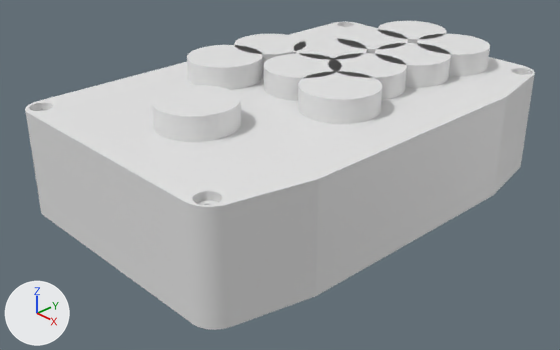
A saved change to the Blender file [2026] Arcade Keypad/Arcade Keypad.blend.
Both versions are drawn from a 50 mm camera at (0.335, -0.335, 0.206) aimed at (-0.002, -0.017, -0.021). Every picture has the same lights, and +X, +Y and +Z are marked at lower left. The picture after the commit comes second.
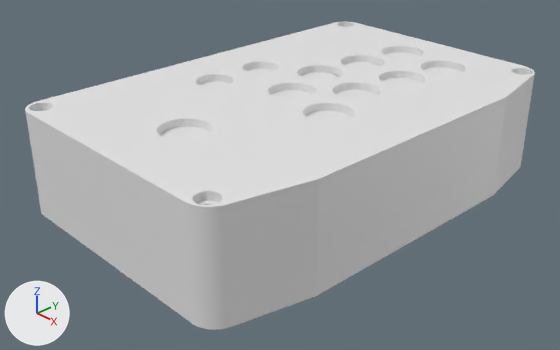
The change, as a list of edits to the scene's bpy script:
```text
Change me_cylinder_007:
    used by ob_cylinder_007; location = (0.0006, -0.085, 0.0); scale = (0.025, 0.025, 0.05)
    remove me_cylinder_007.from_pydata(...)  # 200 vertices, 102 faces; spans x -1.0..1.0, y -1.0..1.0, z -1.0..1.0
    add me_cylinder_007.from_pydata(...)  # 2200 vertices, 1122 faces; spans x -0.08..0.06, y -0.03..0.23, z -0.05..0.05
    me_cylinder_007 part 1: 2200 vertices added at x -0.08..0.06, y -0.03..0.23, z -0.05..0.05
    me_cylinder_007 part 2: 200 vertices removed from x -1.0..1.0, y -1.0..1.0, z -1.0..1.0
Remove ob_cylinder_011:
    ob_cylinder_011 = bpy.data.objects.new('Cylinder.011', me_cylinder_013)
    ob_cylinder_011.location = (-0.0524, -0.0202, 0.0)
    ob_cylinder_011.scale = (0.025, 0.025, 0.05)
Remove ob_cylinder_010:
    ob_cylinder_010 = bpy.data.objects.new('Cylinder.010', me_cylinder_012)
    ob_cylinder_010.location = (-0.0524, 0.0207, 0.0)
    ob_cylinder_010.scale = (0.025, 0.025, 0.05)
Remove ob_cylinder_008:
    ob_cylinder_008 = bpy.data.objects.new('Cylinder.008', me_cylinder_008)
    ob_cylinder_008.location = (0.035, 0.1129, 0.0)
    ob_cylinder_008.scale = (0.025, 0.025, 0.05)
Change ob_cylinder_007:
    ob_cylinder_007.location: (0.0006, -0.085, 0.0) -> (0.0006, -0.0945, 0.02)
    ob_cylinder_007.scale: (0.025, 0.025, 0.05) -> (1.0, 1.0, 0.2)
Remove ob_cylinder_006:
    ob_cylinder_006 = bpy.data.objects.new('Cylinder.006', me_cylinder_006)
    ob_cylinder_006.location = (0.0252, 0.0339, 0.0)
    ob_cylinder_006.scale = (0.025, 0.025, 0.05)
Remove ob_cylinder_005:
    ob_cylinder_005 = bpy.data.objects.new('Cylinder.005', me_cylinder_005)
    ob_cylinder_005.location = (0.0301, 0.0741, 0.0)
    ob_cylinder_005.scale = (0.025, 0.025, 0.05)
Remove ob_cylinder_004:
    ob_cylinder_004 = bpy.data.objects.new('Cylinder.004', me_cylinder_004)
    ob_cylinder_004.location = (0.039, -0.0066, 0.0)
    ob_cylinder_004.scale = (0.025, 0.025, 0.05)
Remove ob_cylinder_003:
    ob_cylinder_003 = bpy.data.objects.new('Cylinder.003', me_cylinder_003)
    ob_cylinder_003.location = (-0.0029, 0.0033, 0.0)
    ob_cylinder_003.scale = (0.025, 0.025, 0.05)
Remove ob_cylinder_002:
    ob_cylinder_002 = bpy.data.objects.new('Cylinder.002', me_cylinder_002)
    ob_cylinder_002.location = (-0.016, 0.0427, 0.0)
    ob_cylinder_002.scale = (0.025, 0.025, 0.05)
Remove ob_cylinder_001:
    ob_cylinder_001 = bpy.data.objects.new('Cylinder.001', me_cylinder_001)
    ob_cylinder_001.location = (-0.0069, 0.1206, 0.0)
    ob_cylinder_001.scale = (0.025, 0.025, 0.05)
Remove ob_cylinder:
    ob_cylinder = bpy.data.objects.new('Cylinder', me_cylinder)
    ob_cylinder.location = (-0.0114, 0.0814, 0.0)
    ob_cylinder.scale = (0.025, 0.025, 0.05)
```

Changed parts and their boxes (x1, y1, x2, y2) in the pictures (560 x 350 px):
'Cylinder.007', reshaped, moved, rescaled
    before: (152, 85, 241, 142)
    after: (159, 52, 462, 140)
'Cylinder.004', deleted
    before: (298, 71, 382, 124)
'Cylinder.011', deleted
    before: (187, 45, 263, 90)
'Cylinder.005', deleted
    before: (375, 43, 451, 88)
'Cylinder.003', deleted
    before: (264, 53, 341, 101)
'Cylinder.008', deleted
    before: (417, 34, 490, 76)
'Cylinder.006', deleted
    before: (328, 53, 407, 100)
'Cylinder.010', deleted
    before: (234, 34, 306, 76)
'Cylinder.002', deleted
    before: (293, 38, 367, 60)
'Cylinder', deleted
    before: (337, 29, 408, 54)
'Cylinder.001', deleted
    before: (378, 21, 446, 43)
part 1 of me_cylinder_007, added
    after: (159, 52, 462, 140)
part 2 of me_cylinder_007, deleted
    before: (152, 85, 241, 142)
